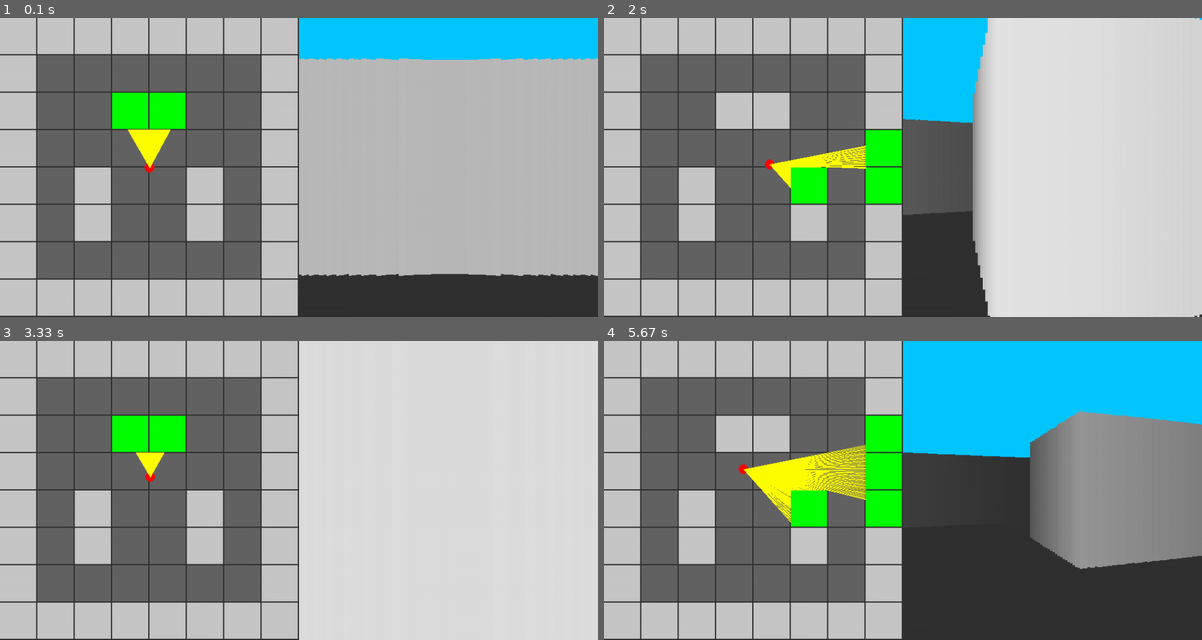
Above: before the commit, frames 1-4 (two rows, left to right).
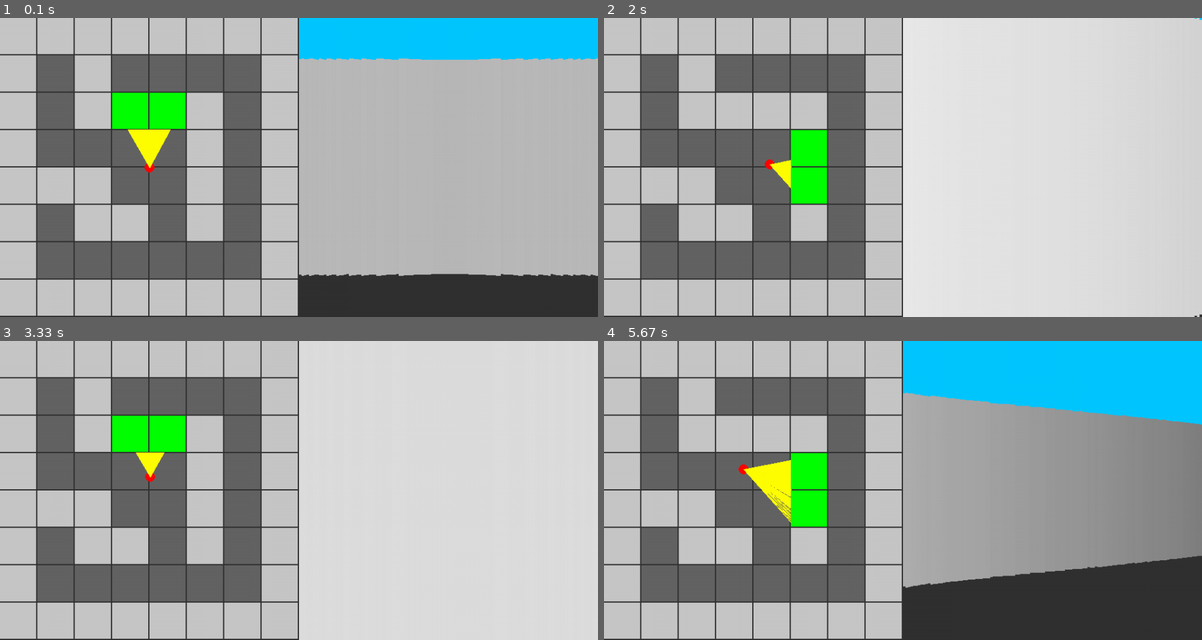
Above: after the commit, the same moments.

Repository: maksimKorzh/raycasting-tutorials
Game: pygame game, started from src/pygame-raycasting/raycasting.py
The game is run twice, just before and just after one commit, with the same random seed, the same clock (stepped at 60 frames per second) and the same inputs.
Inputs:
- Up to frame 1 (0.1 s): no input
- Up to frame 2 (2 s): hold Right 0.33-0.8 s; hold Up 0.83-1.13 s; hold Right 1.17-1.63 s; hold Left from 1.67 s (still down)
- Up to frame 3 (3.33 s): release Left at 2.2 s; hold Down 2.23-2.53 s; hold Left 2.57-2.97 s; hold Up from 3 s (still down)
- Up to frame 4 (5.67 s): release Up at 3.37 s; hold Right 3.4-4.03 s; hold Down 4.07-4.43 s; hold Left 4.47-4.93 s; hold Right 4.97-5.43 s; hold Up from 5.47 s (still down)

The runs differ from the first frame. In frame 1, 4.5% of the frame differs, in the area x 6-38%, y 12-75%; in frame 2, 20%; in frame 3, 4.5%; in frame 4, 23%, in the area x 6-80%, y 12-83%.

Commit message:
final verison

Diff:
--- a/src/pygame-raycasting/raycasting.py
+++ b/src/pygame-raycasting/raycasting.py
@@ -10,11 +10,11 @@
 # map (MAP_SIZE x MAP_SIZE)
 MAP = (
     '########'
-    '#      #'
-    '#  ##  #'
-    '#      #'
-    '# #  # #'
-    '# #  # #'
+    '# #    #'
+    '# #### #'
+    '#    # #'
+    '###  # #'
+    '# ## # #'
     '#      #'
     '########'
 )
